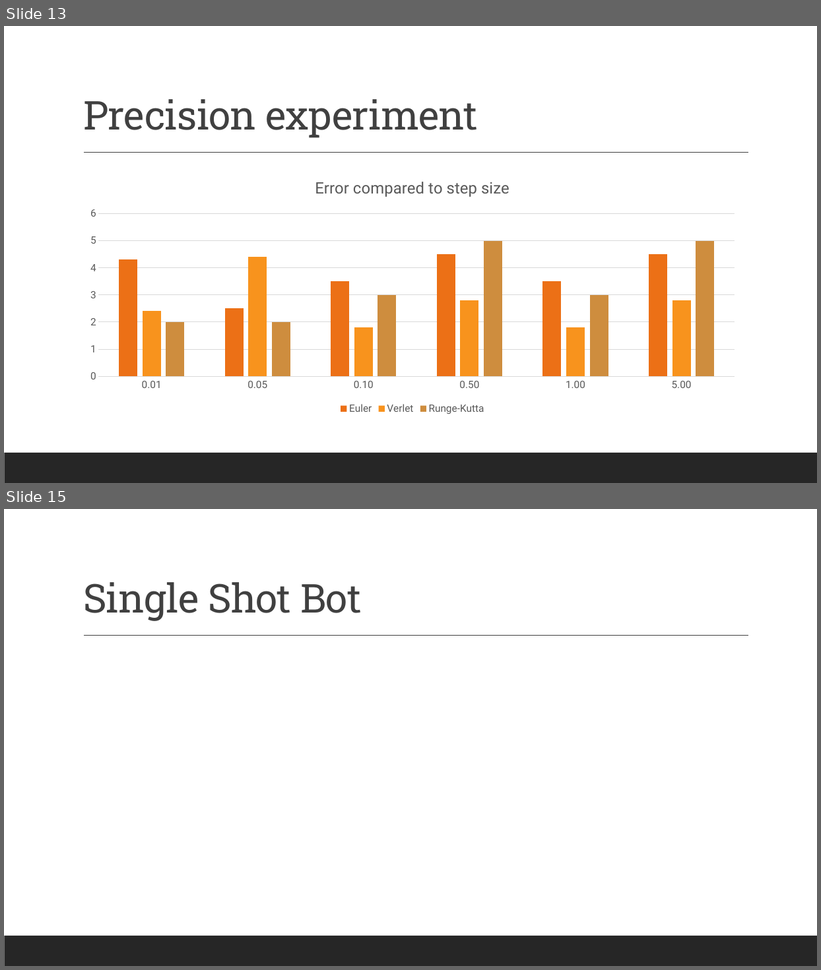
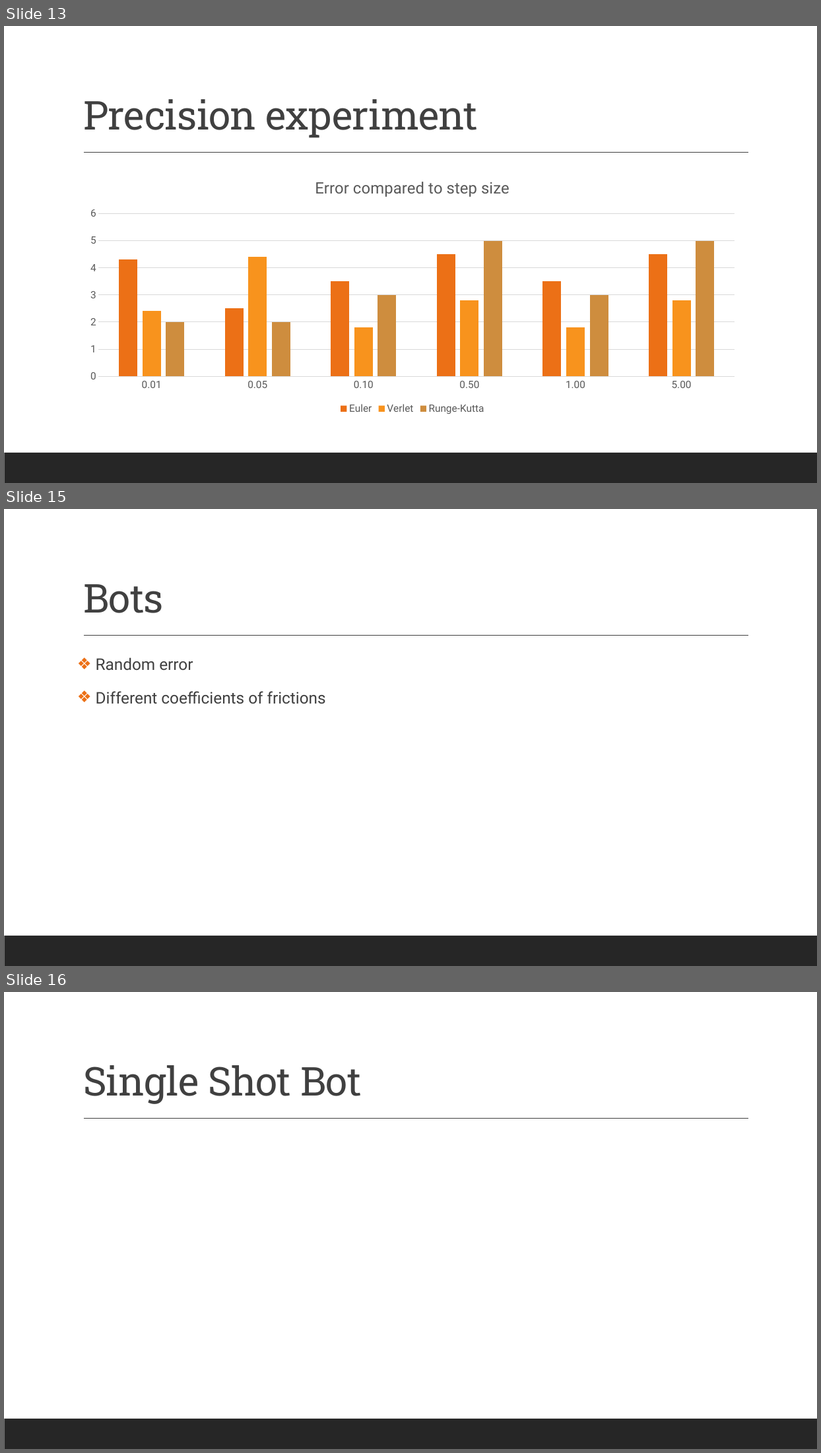
Before and after one commit to renesteeman/Project1-2_Group4, a slide deck: 04-PresentationThirdPhase.pptx. Shown one above the other, each under a label of ours: slides 13 and 15 before the commit, slides 13, 15 and 16 after it; the slides between them are not shown. The pictures are 821x970 and 821x1453 pixels, drawn with LibreOffice and Linux fonts; fonts in the diff are those of the drawing. Boxes give left, top, right and bottom in pixels: in the first picture for what was removed or moved away, otherwise in the second. Text is boxed around its words. In the diff, an @@ line names an element or a change of style, - is before the commit and + after.

```diff
--- a/04-PresentationThirdPhase.pptx
+++ b/04-PresentationThirdPhase.pptx
@@ slide 15 added at <box>4,509,817,966</box>, background #FFFFFF; not listed: 2 template elements that a slide beside it also shows @@
@@ title added at <box>83,584,164,613</box>, 47 pt, text #404040 @@
+Bots
@@ text added at <box>96,657,326,704</box>, 19 pt, text #404040 @@
+❖ Random error
+❖ Different coefficients of frictions
@@ what was slide 15 is now slide 16 @@
```
Also in this commit, not shown: 3 slides changed.
